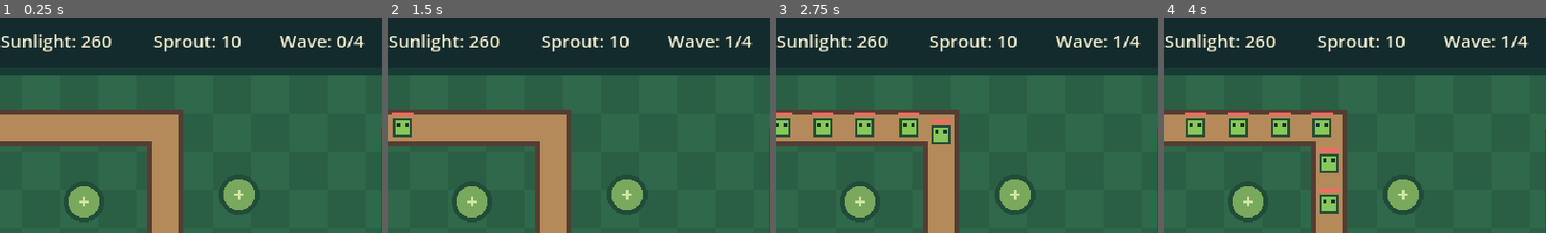
Above: before the commit, frames 1-4 (left to right).
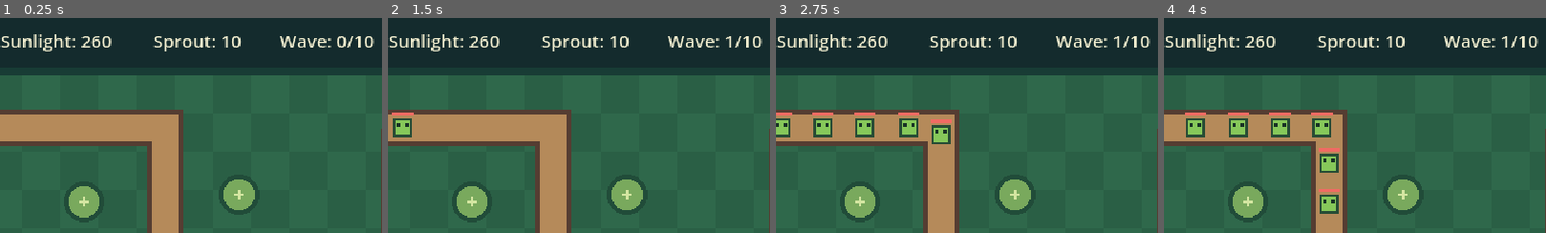
Above: after the commit, the same moments.

Repository: weepwood/sprout-guardians
Game: Godot game, scene res://scenes/main.tscn
Same seed, same stepped clock (60 frames per second), same inputs: the game is played once before the commit and once after it.
Inputs:
- Up to frame 1 (0.25 s): no input
- Up to frame 2 (1.5 s): click "Start Wave" at 0.5 s; click "1x" at 1.25 s
- Up to frame 3 (2.75 s): click "2x" at 2 s
- Up to frame 4 (4 s): click "3x" at 2.75 s; click "> Pea 75" at 3.5 s
The pictures show only the part of the screen within x 2-52%, y 0-50%; the shares and areas given below are measured in that part.

The runs differ from the first frame. In frame 1, 0.2% of the frame differs, in the area x 92-98%, y 8-14%; in frame 2, 0.2%; in frame 3, 0.2%; in frame 4, 0.2%.

Commit message:
feat: expand Morning Forest to ten waves

Diff:
--- a/data/levels/morning_forest.tres
+++ b/data/levels/morning_forest.tres
@@ -8,15 +8,21 @@
 [ext_resource type="Resource" path="res://data/waves/wave_02.tres" id="6_wave_02"]
 [ext_resource type="Resource" path="res://data/waves/wave_03.tres" id="7_wave_03"]
 [ext_resource type="Resource" path="res://data/waves/wave_04.tres" id="8_wave_04"]
+[ext_resource type="Resource" path="res://data/waves/wave_05.tres" id="9_wave_05"]
+[ext_resource type="Resource" path="res://data/waves/wave_06.tres" id="10_wave_06"]
+[ext_resource type="Resource" path="res://data/waves/wave_07.tres" id="11_wave_07"]
+[ext_resource type="Resource" path="res://data/waves/wave_08.tres" id="12_wave_08"]
+[ext_resource type="Resource" path="res://data/waves/wave_09.tres" id="13_wave_09"]
+[ext_resource type="Resource" path="res://data/waves/wave_10.tres" id="14_wave_10"]
 
 [resource]
 script = ExtResource("1_level")
 id = &"morning_forest"
 display_name = "Morning Forest"
-description = "Protect the young sprout while learning direct damage, splash poison, and slowing control."
+description = "Protect the young sprout through ten escalating waves and defeat the three-stage Forest Golem."
 starting_coins = 260
 base_health = 10
 path_points = PackedVector2Array(-16, 92, 152, 92, 152, 224, 348, 224, 348, 108, 656, 108)
 build_slots = PackedVector2Array(84, 154, 214, 148, 272, 278, 414, 174, 486, 62, 558, 166)
 available_towers = Array[Resource]([ExtResource("2_pea"), ExtResource("3_mushroom"), ExtResource("4_ice")])
-waves = Array[Resource]([ExtResource("5_wave_01"), ExtResource("6_wave_02"), ExtResource("7_wave_03"), ExtResource("8_wave_04")])
+waves = Array[Resource]([ExtResource("5_wave_01"), ExtResource("6_wave_02"), ExtResource("7_wave_03"), ExtResource("8_wave_04"), ExtResource("9_wave_05"), ExtResource("10_wave_06"), ExtResource("11_wave_07"), ExtResource("12_wave_08"), ExtResource("13_wave_09"), ExtResource("14_wave_10")])
Not shown: 1 places in data/levels/morning_forest.tres that only renumber resources
